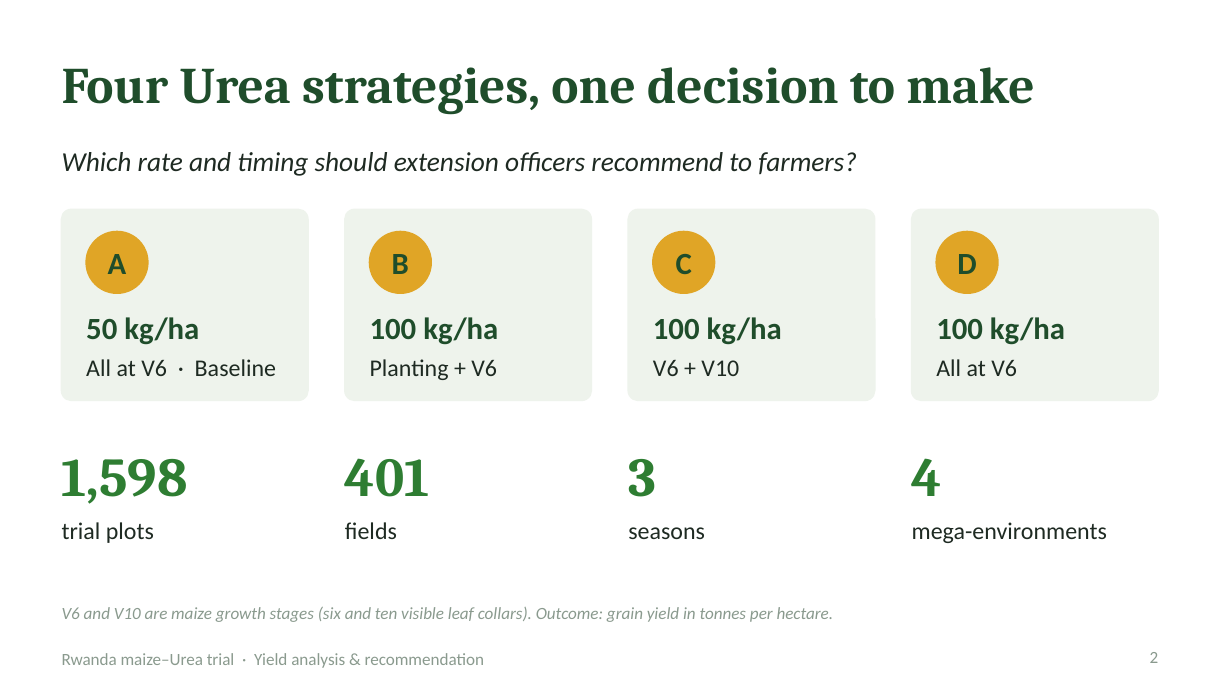
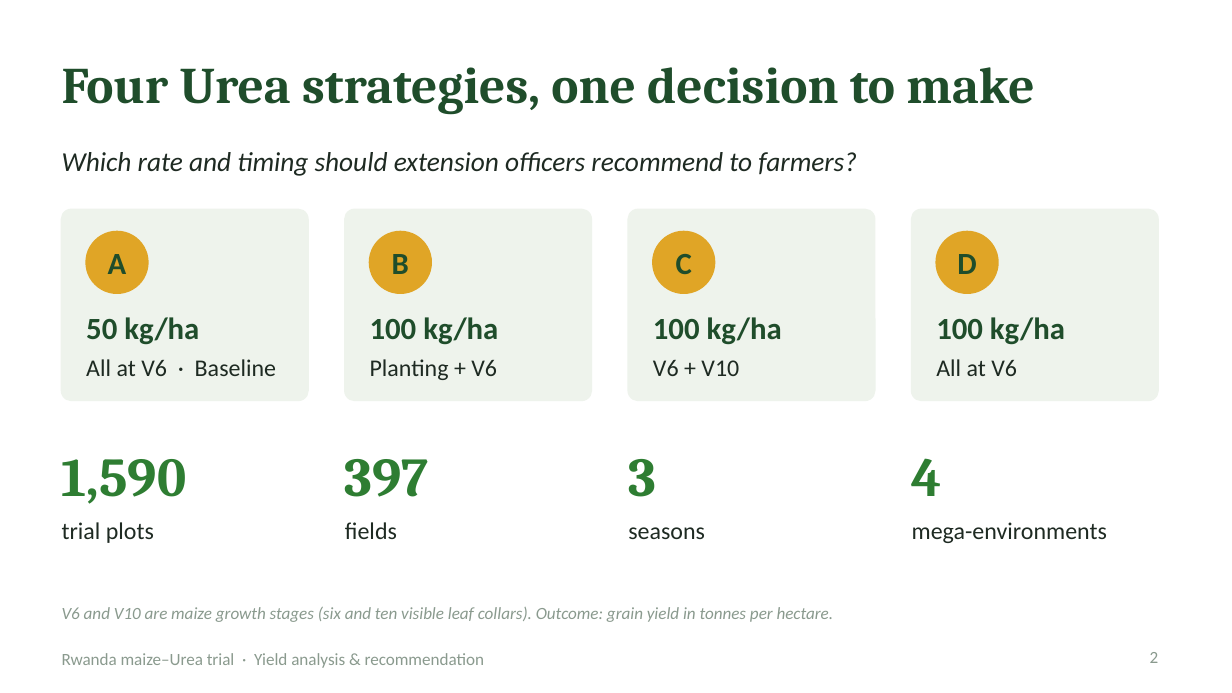
Before and after one commit to Vin-Okumu/maize-yield-optimization, a slide deck: slide 2 of 03_Report/reports/Maize_Yield_Client_Deck.pptx. Drawn at 1232x693 pixels with LibreOffice and Linux fonts; fonts in the diff are those of the drawing. Boxes give left, top, right and bottom in pixels: in the first picture for what was removed or moved away, otherwise in the second. Text is boxed around its words. In the diff, an @@ line names an element or a change of style, - is before the commit and + after.

```diff
--- a/03_Report/reports/Maize_Yield_Client_Deck.pptx
+++ b/03_Report/reports/Maize_Yield_Client_Deck.pptx
@@ text at (62, 459, 187, 504): text changed @@
-1,598
+1,590
@@ text at (345, 459, 429, 497): text changed @@
-401
+397
```
Also in this commit, not shown: 6 other slides changed, 44 other files.
